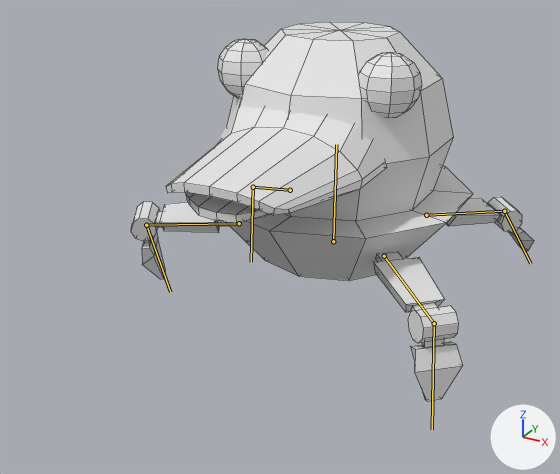
Before and after pictures for a commit that changed the FBX model Assets/Resources/Models/FBX/BossBody.fbx.
Both versions are drawn from a 50 mm lens placed at (11.0, -24.2, 14.4), pointed at (-0.2, -3.8, 4.2). Lighting does not change. The marker at lower right points along +X, +Y and +Z. Both versions are drawn at frame 12 of the action 'Armature|BossBody_ForwardWalk'; the numbers are the values there. The bones that change are drawn over the model as lines. Mesh edges are drawn as thin lines.
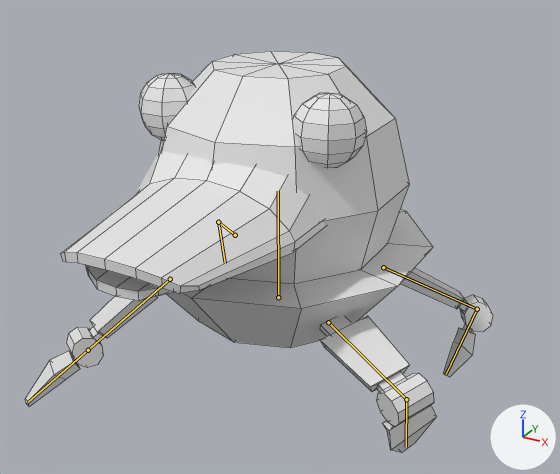
Where the change shows, as pixel boxes (x1, y1, x2, y2) in the pictures (560 x 474 px):
'Mesh', posed (16% wider, 6% taller): before (131, 22, 534, 401); after (25, 51, 493, 453)
bone 'Body', root to tip: before (333, 241) to (336, 144); after (278, 297) to (278, 191)
bone 'UpperLeg.F.L', root to tip: before (384, 256) to (434, 323); after (328, 322) to (406, 399)
bone 'LowerLeg.F.L', root to tip: before (434, 323) to (432, 429); after (406, 399) to (406, 447)
bone 'UpperLeg.B.L', root to tip: before (426, 215) to (504, 211); after (383, 267) to (477, 309)
bone 'LowerLeg.B.L', root to tip: before (504, 211) to (530, 263); after (477, 309) to (446, 374)
bone 'UpperLeg.B.R', root to tip: before (290, 190) to (253, 187); after (235, 235) to (218, 222)
bone 'LowerLeg.B.R', root to tip: before (253, 187) to (251, 262); after (218, 222) to (225, 263)
bone 'UpperLeg.F.R', root to tip: before (239, 223) to (146, 225); after (170, 279) to (88, 350)
bone 'LowerLeg.F.R', root to tip: before (146, 225) to (170, 292); after (88, 350) to (28, 402)

What the commit changed:
Bone 'Body' (bone_body) moves from (0.0, 0.0, 0.0) to (0.0, -0.09, 1.06).
Bone 'UpperLeg.F.L' (bone_upperleg_f_l) turns from (5, -2, -3) to (4, 6, 12) degrees about its own x, y and z.
Bone 'LowerLeg.F.L' (bone_lowerleg_f_l) turns from (-7, 0, -6) to (16, -1, 10) degrees about its own x, y and z.
Bone 'UpperLeg.B.L' (bone_upperleg_b_l) turns from (14, 3, 10) to (-3, -11, -19) degrees about its own x, y and z.
Bone 'LowerLeg.B.L' (bone_lowerleg_b_l) turns from (15, 2, -13) to (-22, 1, 10) degrees about its own x, y and z.
Bone 'UpperLeg.B.R' (bone_upperleg_b_r) turns from (-3, 4, -7) to (-4, -3, 8) degrees about its own x, y and z.
Bone 'LowerLeg.B.R' (bone_lowerleg_b_r) turns from (-14, -1, -11) to (11, -1, 7) degrees about its own x, y and z.
Bone 'UpperLeg.F.R' (bone_upperleg_f_r) turns from (9, -8, 16) to (-19, 2, -15) degrees about its own x, y and z.
Bone 'LowerLeg.F.R' (bone_lowerleg_f_r) turns from (22, 3, -17) to (-39, 23, 49) degrees about its own x, y and z.
